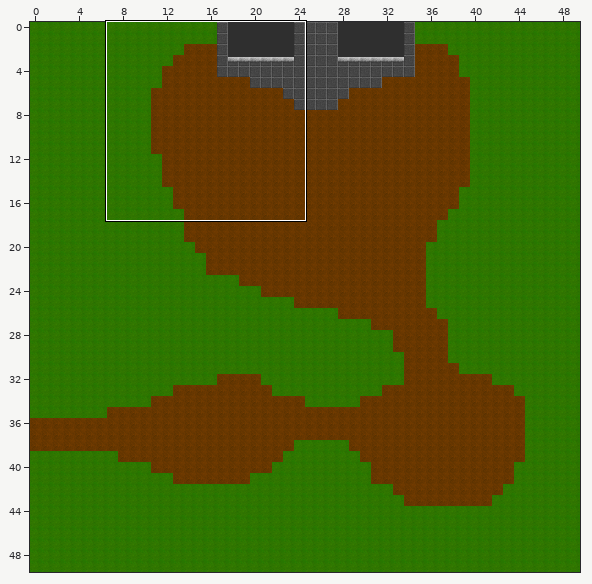
Two versions of a level (Tiled map, maps/woods.tmx). Above, an overview of the earlier version with the close-up marked.
Close-up. Earlier state:
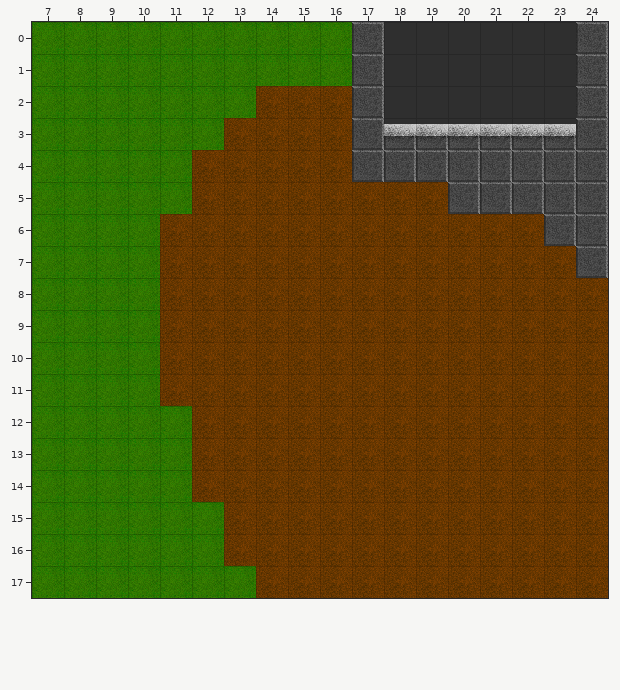
Cells are 32x32 px. Shown: x 7..24, y 0..17. The commit also changed other parts of the map, which this record leaves out.
After:
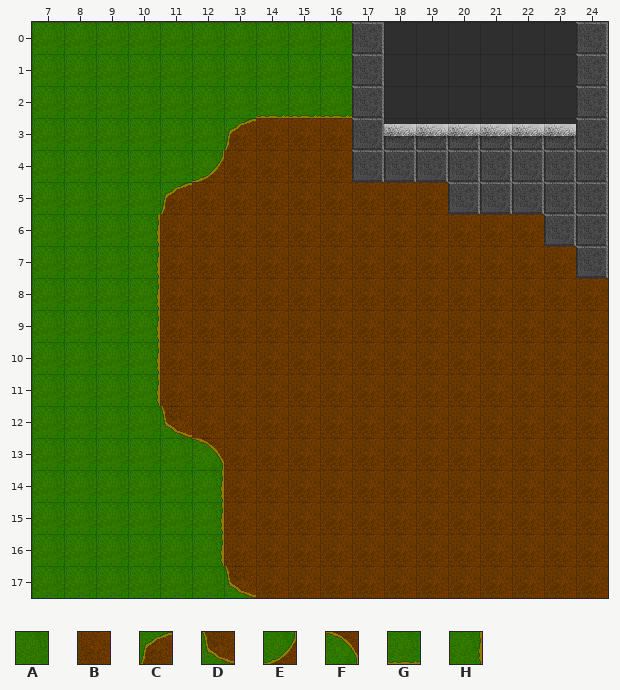
Key: from "tiles": A 0, B 1, C 2, D 4, E 6, F 8, G 10, H 12.
_ is an empty cell.
The edit:
Layer "Tile Layer 1":
Tile A gives way to tile C in row 5 at x 11.
Tile B gives way to tile C in row 3 at x 13.
Tile A gives way to tile D in row 12 at x 11; in row 17 at x 13.
Tile B gives way to tile E in row 4 at x 12.
Tile B gives way to tile F in row 13 at x 12.
Tile B gives way to tile G in row 2 at x 14 to 16.
Tile A gives way to tile H in rows 6 to 11 at x 10; in rows 15 to 16 at x 12.
Tile B gives way to tile H in row 14 at x 12.
